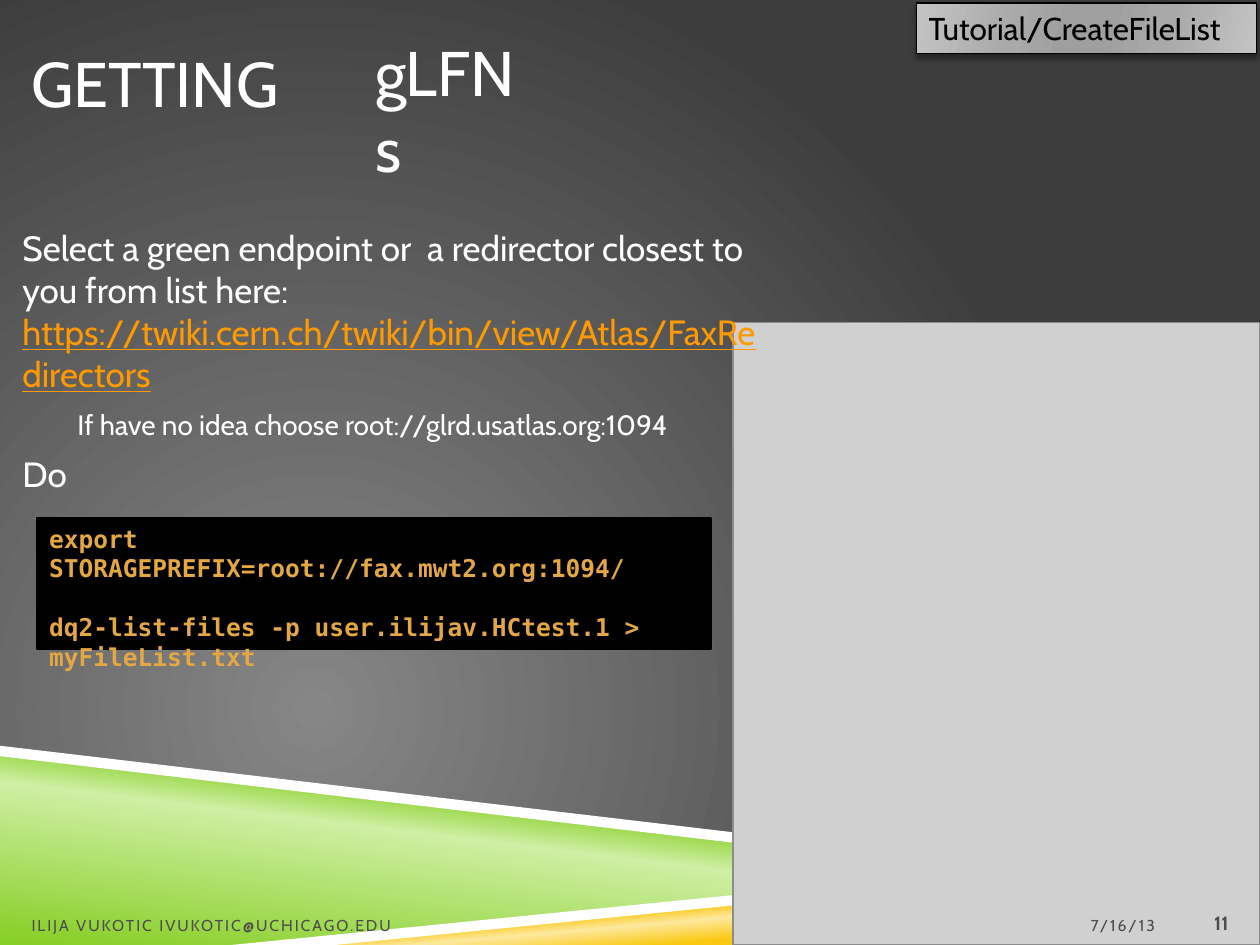
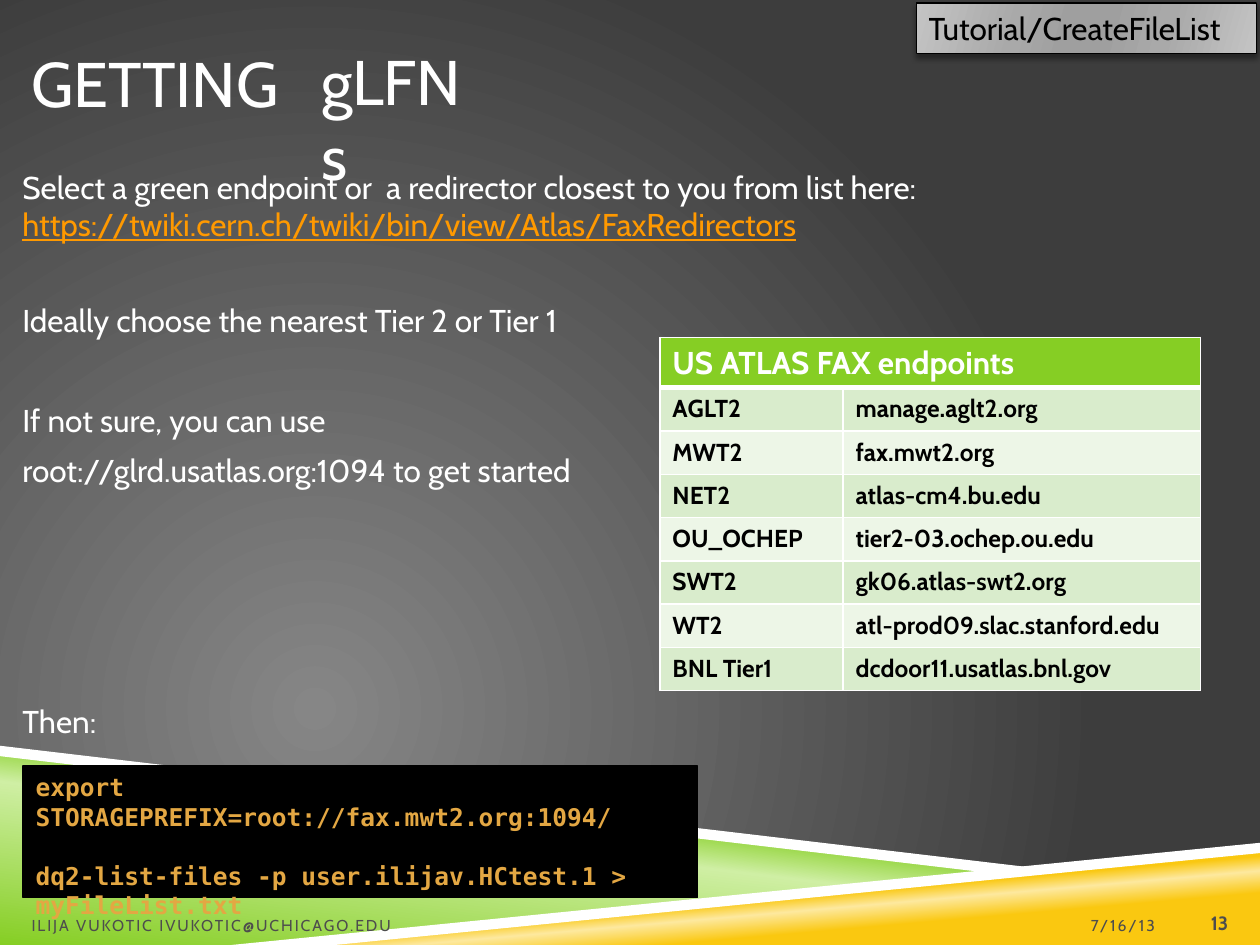
Before and after one commit to ivukotic/Tutorial, a slide deck: slide 13 of Tutorial.pptx (slide 11 before the commit). Drawn at 1260x945 pixels with LibreOffice and Linux fonts; fonts in the diff are those of the drawing; grey boxes stand for pictures; background and template pictures are left out. Boxes give left, top, right and bottom in pixels: in the first picture for what was removed or moved away, otherwise in the second. Text is boxed around its words. In the diff, an @@ line names an element or a change of style, - is before the commit and + after.

Commit message:
v3

```diff
--- a/Tutorial.pptx
+++ b/Tutorial.pptx
@@ text "gLFNs": place and size @@
-text "gLFNs" at [363,28,551,117]
+text "gLFNs" at [309,37,496,126]
@@ text "Select a green endpoint or ...": place and size @@
-text "Select a green endpoint or ..." at [22,234,755,488]
+text "Select a green endpoint or ..." at [22,172,916,733]
@@ text at [22,172,916,243]: size 20 to 18 pt in "Select a green endpoint or a redirector ..." @@
@@ text at [22,308,571,733]: text changed; size 16 to 18 pt @@
-  If have no idea choose root://glrd.usatlas.org:1094
-Do
+Ideally choose the nearest Tier 2 or Tier 1
+If not sure, you can use
+root://glrd.usatlas.org:1094 to get started
+Then:
@@ picture removed at [733,323,1260,945] @@
@@ table added at [660,338,1201,690], 8 rows, 2 columns @@
+US ATLAS FAX endpoints | 
+AGLT2 | manage.aglt2.org
+MWT2 | fax.mwt2.org
+NET2 | atlas-cm4.bu.edu
+OU_OCHEP | tier2-03.ochep.ou.edu
+SWT2 | gk06.atlas-swt2.org
+WT2 | atl-prod09.slac.stanford.edu
+BNL Tier1 | dcdoor11.usatlas.bnl.gov
@@ rectangle "export STORAGEPREFIX=root://fax.mwt2.org:1094/": place and size @@
-rectangle "export STORAGEPREFIX=root://fax.mwt2.org:1094/" at [37,518,711,649]
+rectangle "export STORAGEPREFIX=root://fax.mwt2.org:1094/" at [24,766,698,897]
@@ page number at [1211,916,1228,930]: text changed @@
-11
+13
```
Also in this commit, not shown: 15 other slides changed, 4 slides added.
